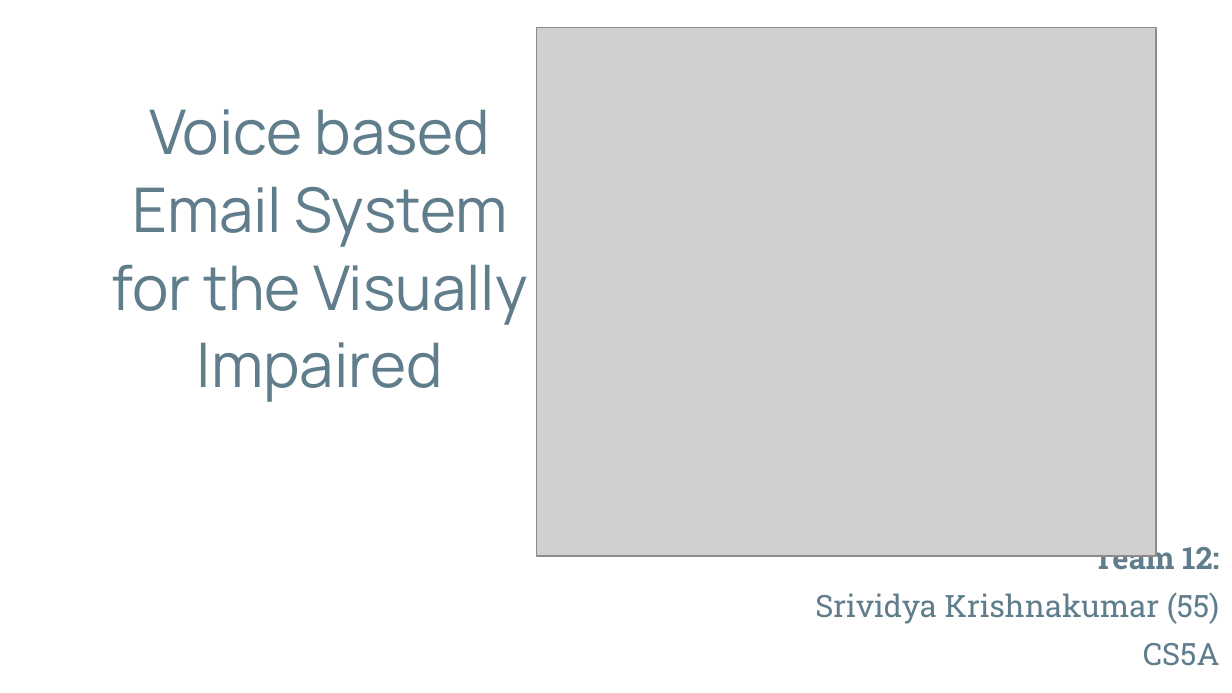
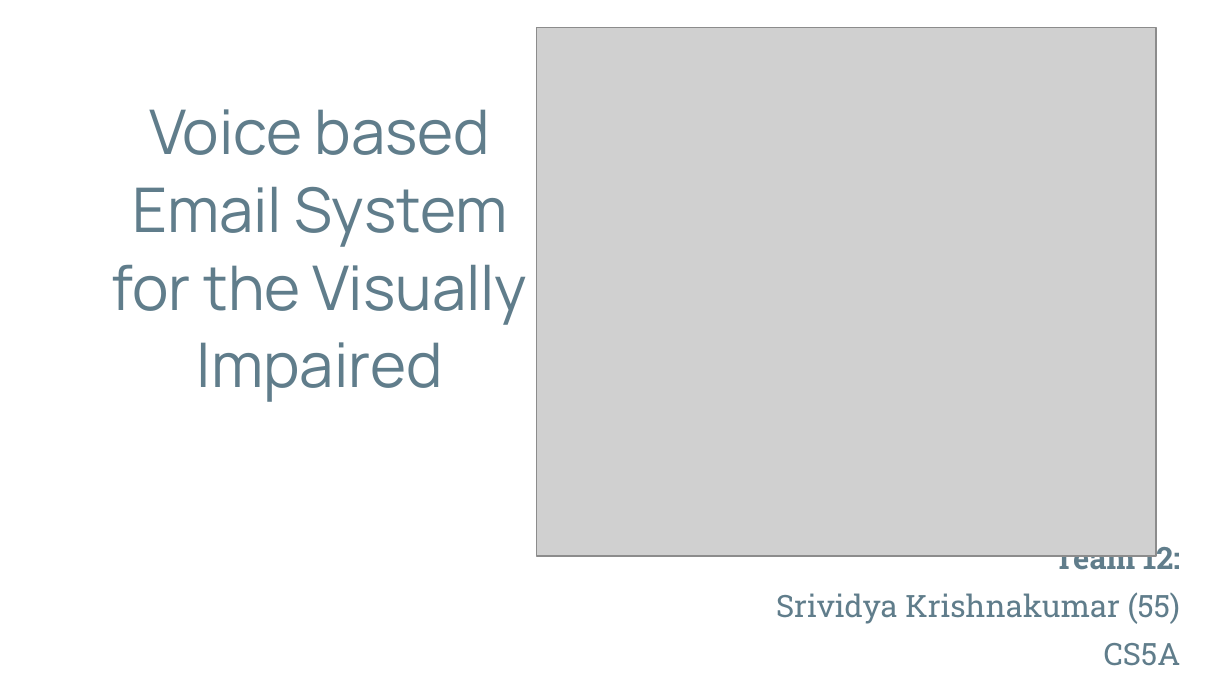
Before and after one commit to kazimsayed954/S5, a slide deck: slide 1 of Design Project/Voice Based Email System for the Visually Impaired 1.pptx. Drawn at 1232x693 pixels with LibreOffice and Linux fonts; fonts in the diff are those of the drawing; grey boxes stand for pictures; background and template pictures are left out. Boxes give left, top, right and bottom in pixels: in the first picture for what was removed or moved away, otherwise in the second. Text is boxed around its words. In the diff, an @@ line names an element or a change of style, - is before the commit and + after.

```diff
--- a/Design Project/Voice Based Email System for the Visually Impaired 1.pptx
+++ b/Design Project/Voice Based Email System for the Visually Impaired 1.pptx
@@ subtitle "Team 12:": place and size @@
-subtitle "Team 12:" at [815,541,1220,666]
+subtitle "Team 12:" at [776,541,1181,666]
```
Also in this commit, not shown: 3 other slides changed, 3 slides added, 11 other files.
